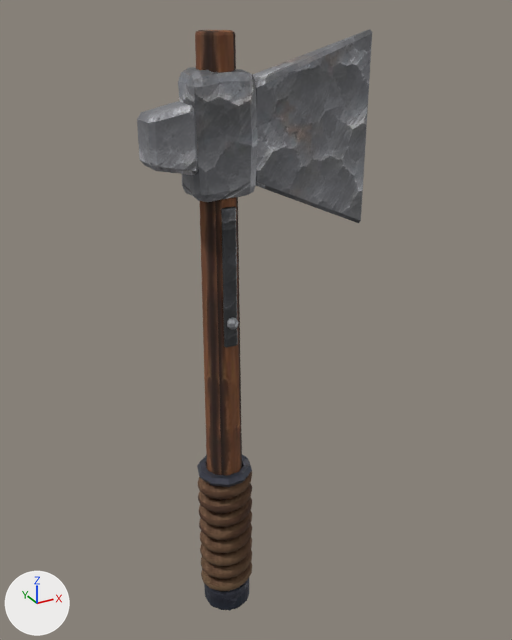
Renders of the glTF model assets/models/items/axe_silver.glb from each side of a commit.
One viewpoint serves both versions: a 50 mm camera at (-0.379, -0.671, 0.75) aimed at (0.001, 0.019, 0.405). The axes (+X, +Y, +Z) are drawn at lower left. The lights are the same throughout. The picture after the commit comes second. Vertices at exactly the same position are counted once.

The first picture shows 'model'.
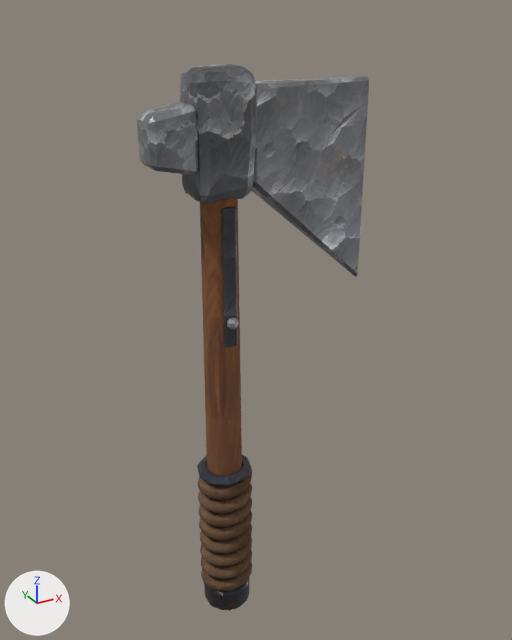
Where the change shows, as pixel boxes (x1, y1, x2, y2) in the pictures (512 x 640 px; the box of a moved part takes in the faces that stretch with it):
'model', reshaped (6% shorter)
    before: (137, 29, 372, 611)
    after: (137, 64, 369, 611)
part 1 of me_part_001, rebuilt
    before: (178, 67, 258, 202)
    after: (180, 64, 256, 203)
part 2 of me_part_001, moved or reshaped
    before: (195, 30, 242, 527)
    after: (200, 198, 242, 527)
part 3 of me_part_001, surface changed
    before: (137, 29, 372, 609)
    after: (137, 76, 369, 609)
part 4 of me_part_001, recoloured
    before: (253, 29, 372, 223)
    after: (251, 76, 369, 277)

Edits to the bpy script that builds the scene:
```text
Add img_silver_b:
    img_silver_b = load_image('silver_b', '_unpacked/silver_b', 512, 512, 'sRGB')
Add mat_silver_b:
    mat_silver_b = principled_material('silver_b')
    mat_silver_b.texture = img_silver_b
    mat_silver_b.metallic = 0.6
    mat_silver_b.roughness = 0.45
Change me_part_001:
    used by ob_model
    remove me_part_001.from_pydata(...)  # 1710 vertices, 3364 faces; spans x -0.135..0.135, y -0.035..0.035, z 0.0..0.731
    add me_part_001.from_pydata(...)  # 1710 vertices, 3364 faces; spans x -0.135..0.135, y -0.035..0.035, z 0.0..0.699
    me_part_001 part 1: the loose piece of 98 vertices spanning x -0.092..-0.016, y -0.027..0.027, z 0.567..0.696 is rebuilt with 98 vertices and now spans x -0.093..-0.017, y -0.028..0.029, z 0.565..0.699, in mat_silver_b (picture img_silver_b)
    me_part_001 part 2
    70 vertices in x -0.074..-0.036, y -0.02..0.02, z 0.727..0.731 move by (0.0, 0.0, -0.04)
    6 vertices in x -0.021, y -0.022..0.022, z 0.583..0.682 move by (0.0, 0.0, -0.001)
    4 vertices in x 0.131, y -0.004..0.004, z 0.725..0.729 move by (0.0, 0.0, -0.048)
    10 vertices move from x -0.021..0.135, y -0.018..0.018, z 0.512..0.727 to x -0.022..0.135, y -0.018..0.018, z 0.443..0.677
    me_part_001 part 3: 3044 kept faces spanning x -0.135..0.135, y -0.035..0.035, z 0.0..0.691 get new texture (UV) coordinates
    me_part_001 part 4: 44 faces spanning x -0.025..0.135, y -0.022..0.022, z 0.443..0.681 switch from mat_silver_a (picture img_silver_a) to mat_silver_c (picture img_silver_c)
    remove me_part_001.materials.append(mat_iron_b)  # picture img_iron_b
    add me_part_001.materials.append(mat_silver_b)  # picture img_silver_b
```
